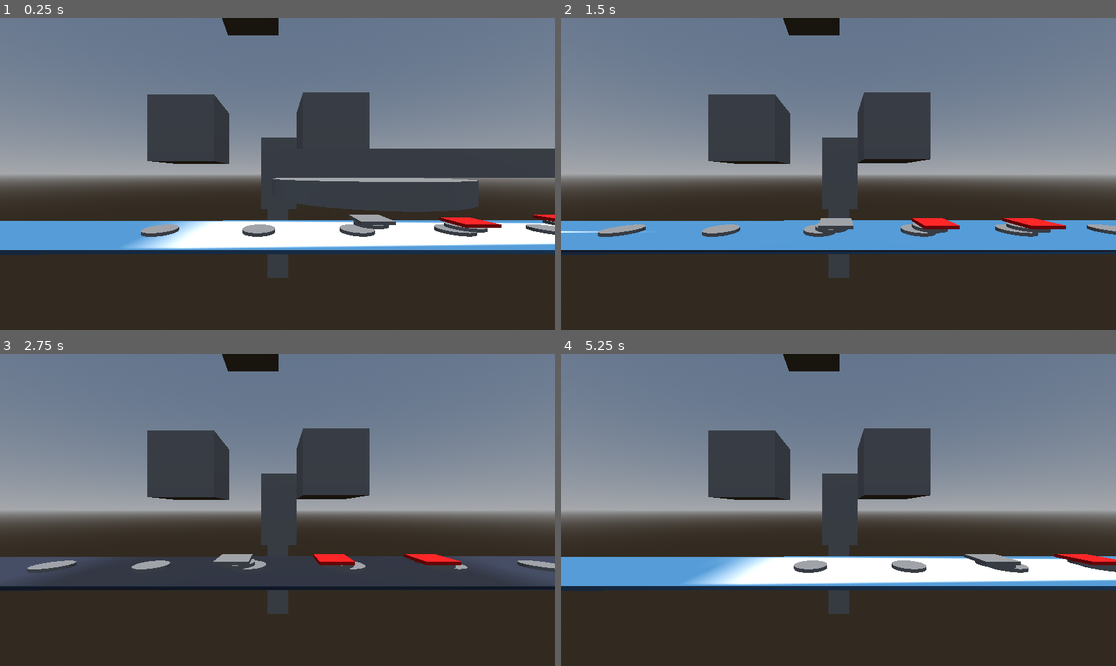
Above: before the commit, frames 1-4 (two rows, left to right).
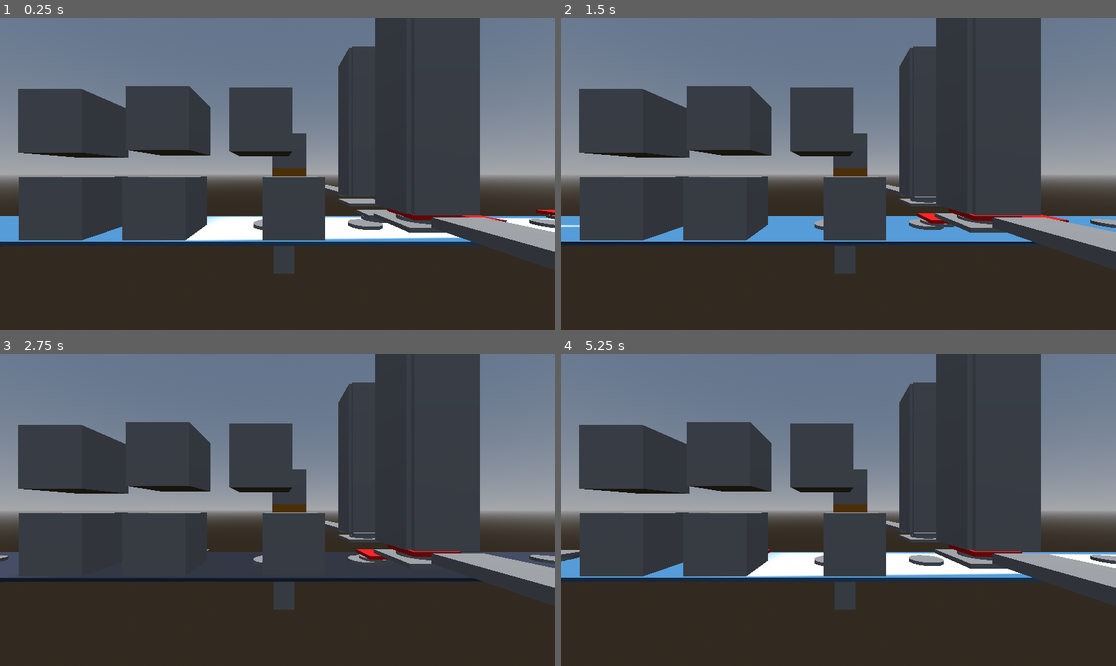
Above: after the commit, the same moments.

Repository: Garcia-IGC/maquina-de-turing
Game: Godot game, scene res://src/escenas/mapa.tscn
Two runs of this game, one before a commit and one after it. Both use one fixed random seed, a clock stepped at 60 frames per second and the inputs below. The engine's default icon, where the game draws it, is replaced by a stand-in: a white triangle on a blue panel in a dark square.
Inputs (mouse positions are in pixels of both pictures, inside the frame that each line leads up to):
- Up to frame 1 (0.25 s): no input
- Up to frame 2 (1.5 s): move the mouse to (960, 158) at 0.52 s; click (960, 158) at 0.67 s; move the mouse to (727, 189) at 1.27 s; click (727, 189) at 1.42 s
- Up to frame 3 (2.75 s): move the mouse to (333, 441) at 2.02 s; click (333, 441) at 2.17 s
- Up to frame 4 (5.25 s): move the mouse to (810, 572) at 2.77 s; click (810, 572) at 2.92 s; move the mouse to (1005, 556) at 3.52 s; click (1005, 556) at 3.67 s; move the mouse to (672, 463) at 4.27 s; click (672, 463) at 4.42 s; move the mouse to (866, 510) at 5.02 s; click (866, 510) at 5.17 s

The runs differ from the first frame. In frame 1, 36% of the frame differs, in the area x 0-100%, y 0-84%; in frame 2, 37%; in frame 3, 35%; in frame 4, 38%.

Commit message:
LA MAQUINA DE TURINELA

Diff:
--- /dev/null
+++ b/src/codigo/boton4.gd
@@ -0,0 +1,7 @@
+extends StaticBody3D
+
+@onready var empujador =  get_node("../../Empujador")
+# Called when the node enters the scene tree for the first time.
+func _input_event(camera, event, position, normal, shape_idx):
+		if event is InputEventMouseButton and event.button_index == MOUSE_BUTTON_LEFT and event.pressed:
+			empujador.move_once()
--- a/src/codigo/cinta.gd
+++ b/src/codigo/cinta.gd
@@ -9,7 +9,7 @@
 	for body in area.get_overlapping_bodies():
 		if body is RigidBody3D:
 			body.sleeping = false
-			body.apply_central_force(direction.normalized() * belt_speed * 500)
+			body.apply_central_force(direction.normalized() * belt_speed * 1)
 
 	for magnet in magnets:
 		magnet.translate(direction.normalized() * belt_speed * 1)
--- /dev/null
+++ b/src/codigo/lector.gd
@@ -0,0 +1,14 @@
+extends StaticBody3D
+
+@onready var mesh = $Lector
+# Called when the node enters the scene tree for the first time.
+func _ready() -> void:
+	var mat = StandardMaterial3D.new()
+	mat.albedo_color = Color(0.752, 0.457, 0.0, 1.0) # rojo
+	mesh.set_surface_override_material(0, mat)
+	pass # Replace with function body.
+
+
+# Called every frame. 'delta' is the elapsed time since the previous frame.
+func _process(delta: float) -> void:
+	pass
--- a/src/escenas/pieza.gd
+++ b/src/codigo/pieza.gd
@@ -1,8 +1,11 @@
 extends RigidBody3D
 @export var color_tag: String
 @onready var mesh = $MeshInstance3D
+@onready var iman_pieza = $iman_de_pieza
 # Called when the node enters the scene tree for the first time.
 func _ready() -> void:
+	# Desactiva la física del imán para que no interfiera
+
 	var mat = StandardMaterial3D.new()
 	if color_tag == "rojo":
 		mat.albedo_color = Color(1, 0, 0) # rojo
--- a/src/codigo/rigid_body_3d.gd
+++ b/src/codigo/rigid_body_3d.gd
@@ -2,6 +2,10 @@
 
 @export var max_magnetic_force: float = 30.0
 @export var min_distance: float = 70
+
+func _physics_process(delta):
+	# Si la velocidad es casi cero, duerme el cuerpo
+	pass
 
 func apply_magnetic_force(target_position: Vector3, strength: float):
 	var direction = target_position - global_transform.origin
--- /dev/null
+++ b/src/escenas/boton5.gd
@@ -0,0 +1,7 @@
+extends StaticBody3D
+
+@onready var empujador =  get_node("../../Empujador2")
+# Called when the node enters the scene tree for the first time.
+func _input_event(camera, event, position, normal, shape_idx):
+		if event is InputEventMouseButton and event.button_index == MOUSE_BUTTON_LEFT and event.pressed:
+			empujador.move_once()
--- /dev/null
+++ b/src/escenas/boton6.gd
@@ -0,0 +1,7 @@
+extends StaticBody3D
+
+@onready var empujador =  get_node("../../Empujador3")
+# Called when the node enters the scene tree for the first time.
+func _input_event(camera, event, position, normal, shape_idx):
+		if event is InputEventMouseButton and event.button_index == MOUSE_BUTTON_LEFT and event.pressed:
+			empujador.move_once()
--- /dev/null
+++ b/src/escenas/cajas_de_piezas.tscn
@@ -0,0 +1,189 @@
+[gd_scene load_steps=14 format=3 uid="uid://ccye87u7nb8vv"]
+
+[ext_resource type="PackedScene" uid="uid://bq5rufsyryekk" path="res://src/escenas/pieza.tscn" id="1_20d3g"]
+
+[sub_resource type="BoxMesh" id="BoxMesh_y3wf7"]
+size = Vector3(1.5, 0.1, 1.5)
+
+[sub_resource type="ConvexPolygonShape3D" id="ConvexPolygonShape3D_20d3g"]
+points = PackedVector3Array(-0.75, -0.05, -0.75, -0.75, 0.05, -0.75, 0.75, -0.05, -0.75, -0.75, -0.05, 0.75, -0.75, 0.05, 0.75, 0.75, 0.05, -0.75, 0.75, -0.05, 0.75, 0.75, 0.05, 0.75)
+
+[sub_resource type="BoxMesh" id="BoxMesh_o67g8"]
+size = Vector3(0.1, 5.4, 1.3)
+
+[sub_resource type="ConvexPolygonShape3D" id="ConvexPolygonShape3D_y3wf7"]
+points = PackedVector3Array(0.05, 2.7, 0.65, -0.05, 2.7, 0.65, 0.05, -2.7, 0.65, 0.05, 2.7, -0.65, -0.05, 2.7, -0.65, -0.05, -2.7, 0.65, 0.05, -2.7, -0.65, -0.05, -2.7, -0.65)
+
+[sub_resource type="ConvexPolygonShape3D" id="ConvexPolygonShape3D_o67g8"]
+points = PackedVector3Array(0.05, 2.7, 0.65, -0.05, 2.7, 0.65, 0.05, -2.7, 0.65, 0.05, 2.7, -0.65, -0.05, 2.7, -0.65, -0.05, -2.7, 0.65, 0.05, -2.7, -0.65, -0.05, -2.7, -0.65)
+
+[sub_resource type="ConvexPolygonShape3D" id="ConvexPolygonShape3D_780xe"]
+points = PackedVector3Array(0.05, 2.7, 0.65, -0.05, 2.7, 0.65, 0.05, -2.7, 0.65, 0.05, 2.7, -0.65, -0.05, 2.7, -0.65, -0.05, -2.7, 0.65, 0.05, -2.7, -0.65, -0.05, -2.7, -0.65)
+
+[sub_resource type="ConvexPolygonShape3D" id="ConvexPolygonShape3D_t1gxc"]
+points = PackedVector3Array(0.05, 2.7, 0.65, -0.05, 2.7, 0.65, 0.05, -2.7, 0.65, 0.05, 2.7, -0.65, -0.05, 2.7, -0.65, -0.05, -2.7, 0.65, 0.05, -2.7, -0.65, -0.05, -2.7, -0.65)
+
+[sub_resource type="ConvexPolygonShape3D" id="ConvexPolygonShape3D_axyfe"]
+points = PackedVector3Array(-0.75, -0.05, -0.75, -0.75, 0.05, -0.75, 0.75, -0.05, -0.75, -0.75, -0.05, 0.75, -0.75, 0.05, 0.75, 0.75, 0.05, -0.75, 0.75, -0.05, 0.75, 0.75, 0.05, 0.75)
+
+[sub_resource type="ConvexPolygonShape3D" id="ConvexPolygonShape3D_sri6a"]
+points = PackedVector3Array(0.05, 2.7, 0.65, -0.05, 2.7, 0.65, 0.05, -2.7, 0.65, 0.05, 2.7, -0.65, -0.05, 2.7, -0.65, -0.05, -2.7, 0.65, 0.05, -2.7, -0.65, -0.05, -2.7, -0.65)
+
+[sub_resource type="ConvexPolygonShape3D" id="ConvexPolygonShape3D_g0uy4"]
+points = PackedVector3Array(0.05, 2.7, 0.65, -0.05, 2.7, 0.65, 0.05, -2.7, 0.65, 0.05, 2.7, -0.65, -0.05, 2.7, -0.65, -0.05, -2.7, 0.65, 0.05, -2.7, -0.65, -0.05, -2.7, -0.65)
+
+[sub_resource type="ConvexPolygonShape3D" id="ConvexPolygonShape3D_mvoyr"]
+points = PackedVector3Array(0.05, 2.7, 0.65, -0.05, 2.7, 0.65, 0.05, -2.7, 0.65, 0.05, 2.7, -0.65, -0.05, 2.7, -0.65, -0.05, -2.7, 0.65, 0.05, -2.7, -0.65, -0.05, -2.7, -0.65)
+
+[sub_resource type="ConvexPolygonShape3D" id="ConvexPolygonShape3D_26oiy"]
+points = PackedVector3Array(0.05, 2.7, 0.65, -0.05, 2.7, 0.65, 0.05, -2.7, 0.65, 0.05, 2.7, -0.65, -0.05, 2.7, -0.65, -0.05, -2.7, 0.65, 0.05, -2.7, -0.65, -0.05, -2.7, -0.65)
+
+[node name="cajas_de_piezas" type="Node3D"]
+
+[node name="CajaRojas" type="Node3D" parent="."]
+
+[node name="MeshInstance3D3" type="MeshInstance3D" parent="CajaRojas"]
+mesh = SubResource("BoxMesh_y3wf7")
+skeleton = NodePath("../MeshInstance3D2")
+
+[node name="StaticBody3D" type="StaticBody3D" parent="CajaRojas/MeshInstance3D3"]
+collision_layer = 3
+collision_mask = 3
+
+[node name="CollisionShape3D" type="CollisionShape3D" parent="CajaRojas/MeshInstance3D3/StaticBody3D"]
+shape = SubResource("ConvexPolygonShape3D_20d3g")
+
+[node name="MeshInstance3D2" type="MeshInstance3D" parent="CajaRojas"]
+transform = Transform3D(1, 0, 0, 0, 1, 0, 0, 0, 1, -0.7, 3, 0)
+mesh = SubResource("BoxMesh_o67g8")
+skeleton = NodePath("")
+
+[node name="StaticBody3D" type="StaticBody3D" parent="CajaRojas/MeshInstance3D2"]
+collision_layer = 3
+collision_mask = 3
+
+[node name="CollisionShape3D" type="CollisionShape3D" parent="CajaRojas/MeshInstance3D2/StaticBody3D"]
+shape = SubResource("ConvexPolygonShape3D_y3wf7")
+
+[node name="MeshInstance3D6" type="MeshInstance3D" parent="CajaRojas"]
+transform = Transform3D(1, 0, 0, 0, 1, 0, 0, 0, 1, 0.7, 3, 0)
+mesh = SubResource("BoxMesh_o67g8")
+skeleton = NodePath("")
+
+[node name="StaticBody3D" type="StaticBody3D" parent="CajaRojas/MeshInstance3D6"]
+collision_layer = 3
+collision_mask = 3
+
+[node name="CollisionShape3D" type="CollisionShape3D" parent="CajaRojas/MeshInstance3D6/StaticBody3D"]
+shape = SubResource("ConvexPolygonShape3D_o67g8")
+
+[node name="MeshInstance3D8" type="MeshInstance3D" parent="CajaRojas"]
+transform = Transform3D(-4.371139e-08, 0, 1, 0, 1, 0, -1, 0, -4.371139e-08, 0, 3, -0.7)
+mesh = SubResource("BoxMesh_o67g8")
+skeleton = NodePath("")
+
+[node name="StaticBody3D" type="StaticBody3D" parent="CajaRojas/MeshInstance3D8"]
+collision_layer = 3
+collision_mask = 3
+
+[node name="CollisionShape3D" type="CollisionShape3D" parent="CajaRojas/MeshInstance3D8/StaticBody3D"]
+shape = SubResource("ConvexPolygonShape3D_780xe")
+
+[node name="MeshInstance3D7" type="MeshInstance3D" parent="CajaRojas"]
+transform = Transform3D(-4.371139e-08, 0, 1, 0, 1, 0, -1, 0, -4.371139e-08, 0, 3, 0.7)
+mesh = SubResource("BoxMesh_o67g8")
+skeleton = NodePath("")
+
+[node name="StaticBody3D" type="StaticBody3D" parent="CajaRojas/MeshInstance3D7"]
+collision_layer = 3
+collision_mask = 3
+
+[node name="CollisionShape3D" type="CollisionShape3D" parent="CajaRojas/MeshInstance3D7/StaticBody3D"]
+shape = SubResource("ConvexPolygonShape3D_t1gxc")
+
+[node name="PiezasRojas" type="Node3D" parent="CajaRojas"]
+
+[node name="RigidBody3D" parent="CajaRojas/PiezasRojas" instance=ExtResource("1_20d3g")]
+transform = Transform3D(1, 0, 0, 0, 1, 0, 0, 0, 1, 0, 0.3092966, 0)
+color_tag = "rojo"
+
+[node name="RigidBody3D2" parent="CajaRojas/PiezasRojas" instance=ExtResource("1_20d3g")]
+transform = Transform3D(1, 0, 0, 0, 1, 0, 0, 0, 1, 0, 0.57844293, 0)
+color_tag = "rojo"
+
+[node name="RigidBody3D3" parent="CajaRojas/PiezasRojas" instance=ExtResource("1_20d3g")]
+transform = Transform3D(1, 0, 0, 0, 1, 0, 0, 0, 1, 0, 1.0411797, 0)
+color_tag = "rojo"
+
+[node name="RigidBody3D4" parent="CajaRojas/PiezasRojas" instance=ExtResource("1_20d3g")]
+transform = Transform3D(1, 0, 0, 0, 1, 0, 0, 0, 1, 0, 1.3940933, 0)
+color_tag = "rojo"
+
+[node name="CajaBlancas" type="Node3D" parent="."]
+
+[node name="MeshInstance3D3" type="MeshInstance3D" parent="CajaBlancas"]
+transform = Transform3D(1, 0, 0, 0, 1, 0, 0, 0, 1, 0, 0, 3.283711)
+mesh = SubResource("BoxMesh_y3wf7")
+skeleton = NodePath("../MeshInstance3D2")
+
+[node name="StaticBody3D" type="StaticBody3D" parent="CajaBlancas/MeshInstance3D3"]
+collision_layer = 3
+collision_mask = 3
+
+[node name="CollisionShape3D" type="CollisionShape3D" parent="CajaBlancas/MeshInstance3D3/StaticBody3D"]
+shape = SubResource("ConvexPolygonShape3D_axyfe")
+
+[node name="MeshInstance3D2" type="MeshInstance3D" parent="CajaBlancas"]
+transform = Transform3D(1, 0, 0, 0, 1, 0, 0, 0, 1, -0.7, 3, 3.283711)
+mesh = SubResource("BoxMesh_o67g8")
+skeleton = NodePath("")
+
+[node name="StaticBody3D" type="StaticBody3D" parent="CajaBlancas/MeshInstance3D2"]
+collision_layer = 3
+collision_mask = 3
+
+[node name="CollisionShape3D" type="CollisionShape3D" parent="CajaBlancas/MeshInstance3D2/StaticBody3D"]
+shape = SubResource("ConvexPolygonShape3D_sri6a")
+
+[node name="MeshInstance3D6" type="MeshInstance3D" parent="CajaBlancas"]
+transform = Transform3D(1, 0, 0, 0, 1, 0, 0, 0, 1, 0.7, 3, 3.283711)
+mesh = SubResource("BoxMesh_o67g8")
+skeleton = NodePath("")
+
+[node name="StaticBody3D" type="StaticBody3D" parent="CajaBlancas/MeshInstance3D6"]
+collision_layer = 3
+collision_mask = 3
+
+[node name="CollisionShape3D" type="CollisionShape3D" parent="CajaBlancas/MeshInstance3D6/StaticBody3D"]
+shape = SubResource("ConvexPolygonShape3D_g0uy4")
+
+[node name="MeshInstance3D8" type="MeshInstance3D" parent="CajaBlancas"]
+transform = Transform3D(-4.371139e-08, 0, 1, 0, 1, 0, -1, 0, -4.371139e-08, 0, 3, 2.583711)
+mesh = SubResource("BoxMesh_o67g8")
+skeleton = NodePath("")
+
+[node name="StaticBody3D" type="StaticBody3D" parent="CajaBlancas/MeshInstance3D8"]
+collision_layer = 3
+collision_mask = 3
+
+[node name="CollisionShape3D" type="CollisionShape3D" parent="CajaBlancas/MeshInstance3D8/StaticBody3D"]
+shape = SubResource("ConvexPolygonShape3D_mvoyr")
+
+[node name="MeshInstance3D7" type="MeshInstance3D" parent="CajaBlancas"]
+transform = Transform3D(-4.371139e-08, 0, 1, 0, 1, 0, -1, 0, -4.371139e-08, 0, 3, 3.983711)
+mesh = SubResource("BoxMesh_o67g8")
+skeleton = NodePath("")
+
+[node name="StaticBody3D" type="StaticBody3D" parent="CajaBlancas/MeshInstance3D7"]
+collision_layer = 3
+collision_mask = 3
+
+[node name="CollisionShape3D" type="CollisionShape3D" parent="CajaBlancas/MeshInstance3D7/StaticBody3D"]
+shape = SubResource("ConvexPolygonShape3D_26oiy")
+
+[node name="PiezasBlancas" type="Node3D" parent="CajaBlancas"]
+transform = Transform3D(1, 0, 0, 0, 1, 0, 0, 0, 1, 0, 0, 3.283711)
+
+[node name="RigidBody3D" parent="CajaBlancas/PiezasBlancas" instance=ExtResource("1_20d3g")]
+transform = Transform3D(1, 0, 0, 0, 1, 0, 0, 0, 1, 0, 5.1402426, 0)
+color_tag = "blanco"
--- a/src/escenas/cinta.tscn
+++ b/src/escenas/cinta.tscn
@@ -34,6 +34,8 @@
 script = ExtResource("1_qky5x")
 
 [node name="StaticBody3D" type="StaticBody3D" parent="."]
+collision_layer = 3
+collision_mask = 3
 
 [node name="CollisionShape3D1" type="CollisionShape3D" parent="StaticBody3D"]
 shape = SubResource("BoxShape3D_53i6w")
@@ -43,6 +45,8 @@
 surface_material_override/0 = SubResource("ShaderMaterial_ums1p")
 
 [node name="Area3D" type="Area3D" parent="."]
+collision_layer = 3
+collision_mask = 3
 
 [node name="CollisionShape3D" type="CollisionShape3D" parent="Area3D"]
 shape = SubResource("BoxShape3D_53i6w")
--- /dev/null
+++ b/src/escenas/empujador.tscn
@@ -0,0 +1,18 @@
+[gd_scene load_steps=4 format=3 uid="uid://dujpodbpaiann"]
+
+[ext_resource type="Script" uid="uid://bqpkod5oaj8gv" path="res://static_body_3d.gd" id="1_jwr5u"]
+
+[sub_resource type="BoxShape3D" id="BoxShape3D_tb8mt"]
+size = Vector3(10, 0.2, 1)
+
+[sub_resource type="BoxMesh" id="BoxMesh_q3uu8"]
+size = Vector3(10, 0.2, 1)
+
+[node name="Empujador" type="StaticBody3D"]
+script = ExtResource("1_jwr5u")
+
+[node name="CollisionShape3D" type="CollisionShape3D" parent="."]
+shape = SubResource("BoxShape3D_tb8mt")
+
+[node name="MeshInstance3D" type="MeshInstance3D" parent="."]
+mesh = SubResource("BoxMesh_q3uu8")
--- a/src/escenas/iman_de_cinta.tscn
+++ b/src/escenas/iman_de_cinta.tscn
@@ -23,6 +23,8 @@
 shape = SubResource("CylinderShape3D_s7150")
 
 [node name="StaticBody3D" type="StaticBody3D" parent="."]
+collision_layer = 3
+collision_mask = 3
 
 [node name="CollisionShape3D2" type="CollisionShape3D" parent="StaticBody3D"]
 shape = SubResource("CylinderShape3D_x3kcf")
--- a/src/escenas/iman_de_pieza.tscn
+++ b/src/escenas/iman_de_pieza.tscn
@@ -6,9 +6,10 @@
 height = 0.1
 
 [sub_resource type="CylinderShape3D" id="CylinderShape3D_ojfrb"]
-height = 0.15
+height = 0.1
 
 [node name="iman_de_pieza" type="RigidBody3D"]
+mass = 0.1
 script = ExtResource("1_3wrv1")
 
 [node name="MeshInstance3D" type="MeshInstance3D" parent="."]
--- a/src/escenas/lector.tscn
+++ b/src/escenas/lector.tscn
@@ -1,6 +1,7 @@
-[gd_scene load_steps=7 format=3 uid="uid://btivvyu0y3vkr"]
+[gd_scene load_steps=8 format=3 uid="uid://btivvyu0y3vkr"]
 
-[ext_resource type="Script" uid="uid://uhawy31tlnus" path="res://src/escenas/area_3d.gd" id="1_gtxco"]
+[ext_resource type="Script" uid="uid://d4klkyfr5b2id" path="res://src/codigo/lector.gd" id="1_are13"]
+[ext_resource type="Script" uid="uid://uhawy31tlnus" path="res://src/codigo/area_3d (2).gd" id="1_gtxco"]
 
 [sub_resource type="BoxMesh" id="BoxMesh_kqljf"]
 size = Vector3(1, 5, 1)
@@ -17,6 +18,7 @@
 size = Vector3(1, 10.19165, 1)
 
 [node name="Lector" type="StaticBody3D"]
+script = ExtResource("1_are13")
 
 [node name="Estructura1" type="MeshInstance3D" parent="."]
 mesh = SubResource("BoxMesh_kqljf")
--- /dev/null
+++ b/src/escenas/mapa.gd
@@ -0,0 +1,15 @@
+extends Node3D
+
+
+# Called when the node enters the scene tree for the first time.
+func _ready() -> void:
+	ProjectSettings.set_setting("physics/3d/solver/solver_iterations", 32)
+	ProjectSettings.set_setting("physics/3d/solver/contact_max_separation", 0.01)
+	ProjectSettings.set_setting("physics/3d/solver/contact_max_allowed_penetration", 0.001)
+
+	pass # Replace with function body.
+
+
+# Called every frame. 'delta' is the elapsed time since the previous frame.
+func _process(delta: float) -> void:
+	pass
--- a/src/escenas/mapa.tscn
+++ b/src/escenas/mapa.tscn
@@ -1,14 +1,20 @@
-[gd_scene load_steps=13 format=3 uid="uid://kviguekccv7u"]
+[gd_scene load_steps=19 format=3 uid="uid://kviguekccv7u"]
 
 [ext_resource type="PackedScene" uid="uid://dspccbgimg7yb" path="res://src/escenas/cinta.tscn" id="1_p21c5"]
+[ext_resource type="Script" uid="uid://27bwcrx2o10l" path="res://src/escenas/mapa.gd" id="1_updah"]
 [ext_resource type="PackedScene" uid="uid://4u1mf1heecx3" path="res://src/escenas/suelo.tscn" id="3_nttpt"]
 [ext_resource type="PackedScene" uid="uid://bfxuv1u3jpk4l" path="res://src/escenas/iman_de_cinta.tscn" id="4_m1spo"]
 [ext_resource type="PackedScene" uid="uid://dg86l1ochrt4n" path="res://src/escenas/boton.tscn" id="5_m1spo"]
-[ext_resource type="Script" uid="uid://c0mmfygk4lwja" path="res://src/escenas/boton.gd" id="6_veu8s"]
-[ext_resource type="Script" uid="uid://crxw3hh8hr5nj" path="res://src/escenas/boton2.gd" id="7_e0j3v"]
-[ext_resource type="Script" uid="uid://b7e2upyhty7sa" path="res://src/escenas/boton3.gd" id="7_hoawt"]
+[ext_resource type="Script" uid="uid://c0mmfygk4lwja" path="res://src/codigo/boton.gd" id="6_veu8s"]
+[ext_resource type="Script" uid="uid://crxw3hh8hr5nj" path="res://src/codigo/boton2.gd" id="7_e0j3v"]
+[ext_resource type="Script" uid="uid://b7e2upyhty7sa" path="res://src/codigo/boton3.gd" id="7_hoawt"]
 [ext_resource type="PackedScene" uid="uid://btivvyu0y3vkr" path="res://src/escenas/lector.tscn" id="9_8wf2n"]
 [ext_resource type="PackedScene" uid="uid://bq5rufsyryekk" path="res://src/escenas/pieza.tscn" id="9_hoawt"]
+[ext_resource type="Script" uid="uid://b4054p63mn0sp" path="res://src/codigo/boton4.gd" id="10_c48xo"]
+[ext_resource type="Script" uid="uid://dv4rnxyua2as2" path="res://src/escenas/boton5.gd" id="11_12y3n"]
+[ext_resource type="PackedScene" uid="uid://dujpodbpaiann" path="res://src/escenas/empujador.tscn" id="11_u3t0g"]
+[ext_resource type="Script" uid="uid://cyoe0exox0inp" path="res://src/escenas/boton6.gd" id="12_updah"]
+[ext_resource type="PackedScene" uid="uid://ccye87u7nb8vv" path="res://src/escenas/cajas_de_piezas.tscn" id="14_s8gsf"]
 
 [sub_resource type="ProceduralSkyMaterial" id="ProceduralSkyMaterial_nulfw"]
 
@@ -20,9 +26,10 @@
 sky = SubResource("Sky_kxecg")
 
 [node name="Mapa" type="Node3D"]
+script = ExtResource("1_updah")
 
 [node name="Lector" parent="." instance=ExtResource("9_8wf2n")]
-transform = Transform3D(-4.3711385e-08, 0, -0.99999994, 0, 1, 0, 0.99999994, 0, -4.3711385e-08, 3.9988885, -0.66143143, 0)
+transform = Transform3D(-4.3711385e-08, 0, -0.99999994, 0, 1, 0, 0.99999994, 0, -4.3711385e-08, 3.9981859, -0.65410304, -0.0016429424)
 collision_layer = 3
 
 [node name="Cinta2" parent="." instance=ExtResource("1_p21c5")]
@@ -49,11 +56,6 @@
 collision_layer = 3
 color_tag = "blanco"
 
-[node name="RigidBody3D3" parent="Piezas" instance=ExtResource("9_hoawt")]
-transform = Transform3D(1, 0, 0, 0, 1, 0, 0, 0, 1, -5.0407805, 2.1380076, 0.42804503)
-collision_layer = 3
-color_tag = "blanco"
-
 [node name="RigidBody3D4" parent="Piezas" instance=ExtResource("9_hoawt")]
 transform = Transform3D(1, 0, 0, 0, 1, 0, 0, 0, 1, 0.09908837, 0.3847655, 6.0397997)
 collision_layer = 3
@@ -63,24 +65,54 @@
 transform = Transform3D(1, 0, 0, 0, 1, 0, 0, 0, 1, -2.6768575, 0, 0)
 
 [node name="boton" parent="Botones" instance=ExtResource("5_m1spo")]
-transform = Transform3D(1, 0, 0, 0, 1, 0, 0, 0, 1, 0, 2.5131767, -1.4911277)
+transform = Transform3D(1, 0, 0, 0, 1, 0, 0, 0, 1, 0, 2.5131767, -3.9233618)
 script = ExtResource("6_veu8s")
 
 [node name="boton2" parent="Botones" instance=ExtResource("5_m1spo")]
-transform = Transform3D(1, 0, 0, 0, 1, 0, 0, 0, 1, 0, 2.5392284, 0.8461803)
+transform = Transform3D(1, 0, 0, 0, 1, 0, 0, 0, 1, 0, 2.5392284, -0.61231387)
 script = ExtResource("7_hoawt")
 
 [node name="boton3" parent="Botones" instance=ExtResource("5_m1spo")]
-transform = Transform3D(1, 0, 0, 0, 1, 0, 0, 0, 1, 0, 5.078457, -0.5204456)
+transform = Transform3D(1, 0, 0, 0, 1, 0, 0, 0, 1, 0, 2.559173, -2.2387183)
 script = ExtResource("7_e0j3v")
+
+[node name="boton4" parent="Botones" instance=ExtResource("5_m1spo")]
+transform = Transform3D(1, 0, 0, 0, 1, 0, 0, 0, 1, 0.032316446, 1.1256564, -2.3130517)
+script = ExtResource("10_c48xo")
+
+[node name="boton5" parent="Botones" instance=ExtResource("5_m1spo")]
+transform = Transform3D(1, 0, 0, 0, 1, 0, 0, 0, 1, 0.032316446, 1.1256564, -3.9570518)
+script = ExtResource("11_12y3n")
+
+[node name="boton6" parent="Botones" instance=ExtResource("5_m1spo")]
+transform = Transform3D(1, 0, 0, 0, 1, 0, 0, 0, 1, 0.032316446, 1.1256564, -0.08897138)
+script = ExtResource("12_updah")
 
 [node name="Cosas_del_mapa" type="Node3D" parent="."]
 
 [node name="Camera3D" type="Camera3D" parent="Cosas_del_mapa"]
-transform = Transform3D(-0.0026004727, 0, -0.99999666, 0, 1, 0, 0.99999666, 0, -0.0026004727, -6.225597, 1.8179715, -0.04567337)
+transform = Transform3D(-0.0026004727, 0, -0.99999666, 0, 1, 0, 0.99999666, 0, -0.0026004727, -6.380472, 1.6787553, -0.35792053)
 
 [node name="WorldEnvironment" type="WorldEnvironment" parent="Cosas_del_mapa"]
 environment = SubResource("Environment_nttpt")
 
 [node name="DirectionalLight3D" type="DirectionalLight3D" parent="Cosas_del_mapa"]
 transform = Transform3D(1, 0, 0, 0, -4.371139e-08, 1, 0, -1, -4.371139e-08, 0, 1.4606836, 0)
+
+[node name="Empujador" parent="." instance=ExtResource("11_u3t0g")]
+transform = Transform3D(1, 0, 0, 0, 1, 0, 0, 0, 1, 6.476899, 0.67880905, 0.041978717)
+direction = Vector3(-1, 0, 0)
+
+[node name="Empujador2" parent="." instance=ExtResource("11_u3t0g")]
+transform = Transform3D(1, 0, 0, 0, 1, 0, 0, 0, 1, 8.2344, 0.72450924, 3.0879827)
+distance_meters = 2.0
+speed = 2.0
+direction = Vector3(-1, 0, 0)
+
+[node name="Empujador3" parent="." instance=ExtResource("11_u3t0g")]
+transform = Transform3D(1, 0, 0, 0, 1, 0, 0, 0, 1, -7.4417086, 0.7400569, 3.137631)
+distance_meters = 2.0
+speed = 2.0
+
+[node name="cajas_de_piezas" parent="." instance=ExtResource("14_s8gsf")]
+transform = Transform3D(-4.371139e-08, 0, 1, 0, 1, 0, -1, 0, -4.371139e-08, -1.6190383, 0.56597316, 3.016283)
--- a/src/escenas/pieza.tscn
+++ b/src/escenas/pieza.tscn
@@ -1,27 +1,43 @@
-[gd_scene load_steps=5 format=3 uid="uid://bq5rufsyryekk"]
+[gd_scene load_steps=6 format=3 uid="uid://bq5rufsyryekk"]
 
 [ext_resource type="PackedScene" uid="uid://b5vhso4boyumu" path="res://src/escenas/iman_de_pieza.tscn" id="1_5fejh"]
-[ext_resource type="Script" uid="uid://6rtkh07s2wop" path="res://src/escenas/pieza.gd" id="1_fkerq"]
+[ext_resource type="Script" uid="uid://6rtkh07s2wop" path="res://src/codigo/pieza.gd" id="1_fkerq"]
 
 [sub_resource type="BoxMesh" id="BoxMesh_1frtb"]
 size = Vector3(1, 0.1, 1)
 
 [sub_resource type="BoxShape3D" id="BoxShape3D_5fejh"]
+size = Vector3(1, 0.10068359, 1)
+
+[sub_resource type="BoxShape3D" id="BoxShape3D_fkerq"]
 size = Vector3(1, 0.1, 1)
 
 [node name="RigidBody3D" type="RigidBody3D"]
+collision_layer = 2
+mass = 0.05
 continuous_cd = true
 script = ExtResource("1_fkerq")
 
 [node name="iman_de_pieza" parent="." instance=ExtResource("1_5fejh")]
 transform = Transform3D(1, 0, 0, 0, 1, 0, 0, 0, 1, 0, -0.113332614, 0)
+collision_mask = 2
+mass = 0.05
 
 [node name="MeshInstance3D" type="MeshInstance3D" parent="."]
 mesh = SubResource("BoxMesh_1frtb")
 
 [node name="CollisionShape3D" type="CollisionShape3D" parent="."]
+transform = Transform3D(1, 0, 0, 0, 1, 0, 0, 0, 1, 0, -0.0003417991, 0)
 shape = SubResource("BoxShape3D_5fejh")
 
-[node name="PinJoint3D" type="PinJoint3D" parent="."]
+[node name="Generic6DOFJoint3D" type="Generic6DOFJoint3D" parent="."]
 node_a = NodePath("..")
 node_b = NodePath("../iman_de_pieza")
+
+[node name="StaticBody3D" type="StaticBody3D" parent="."]
+collision_layer = 3
+collision_mask = 3
+
+[node name="CollisionShape3D" type="CollisionShape3D" parent="StaticBody3D"]
+transform = Transform3D(1, 0, 0, 0, 1, 0, 0, 0, 1, 0, 0.11229032, 0)
+shape = SubResource("BoxShape3D_fkerq")
--- /dev/null
+++ b/static_body_3d.gd
@@ -0,0 +1,36 @@
+extends Node3D
+
+@export var distance_meters: float = 5.0
+@export var speed: float = 5
+@export var direction: Vector3 = Vector3(1, 0, 0)
+
+var moving := false
+var returning := false
+var start_position: Vector3
+
+func _ready():
+	start_position = global_transform.origin
+
+func move_once():
+	if not moving and not returning:
+		moving = true
+
+func _physics_process(delta):
+	if moving:
+		# Avanza
+		var move_step = direction.normalized() * speed * delta
+		global_translate(move_step)
+
+		if (global_transform.origin - start_position).length() >= distance_meters:
+			moving = false
+			returning = true
+
+	elif returning:
+		# Regresa
+		var move_step = -direction.normalized() * speed * delta
+		global_translate(move_step)
+
+		if (global_transform.origin - start_position).length() <= 0.01:
+			returning = false
+			global_transform.origin = start_position
+			print("Movimiento completo (ida y vuelta)")
Renamed: src/escenas/area_3d.gd -> src/codigo/area_3d (2).gd
Renamed: src/escenas/area_3d.gd.uid -> src/codigo/area_3d (2).gd.uid
Renamed: src/escenas/boton.gd -> src/codigo/boton.gd
Renamed: src/escenas/boton.gd.uid -> src/codigo/boton.gd.uid
Renamed: src/escenas/boton2.gd -> src/codigo/boton2.gd
Renamed: src/escenas/boton2.gd.uid -> src/codigo/boton2.gd.uid
Renamed: src/escenas/boton3.gd -> src/codigo/boton3.gd
Renamed: src/escenas/boton3.gd.uid -> src/codigo/boton3.gd.uid
Not shown, added: src/codigo/boton4.gd.uid
Not shown, added: src/codigo/lector.gd.uid
Renamed: src/escenas/pieza.gd.uid -> src/codigo/pieza.gd.uid
Not shown, added: src/escenas/boton5.gd.uid
(and 3 more such lines)
